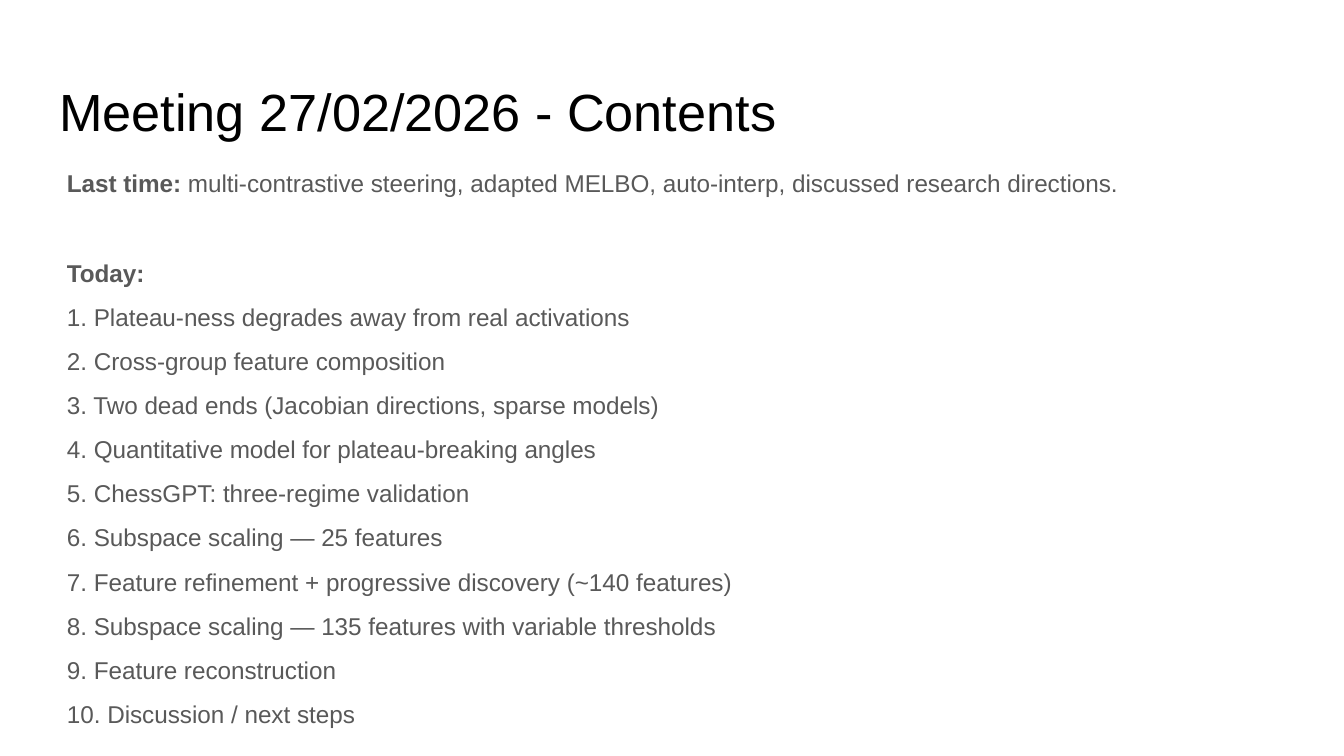
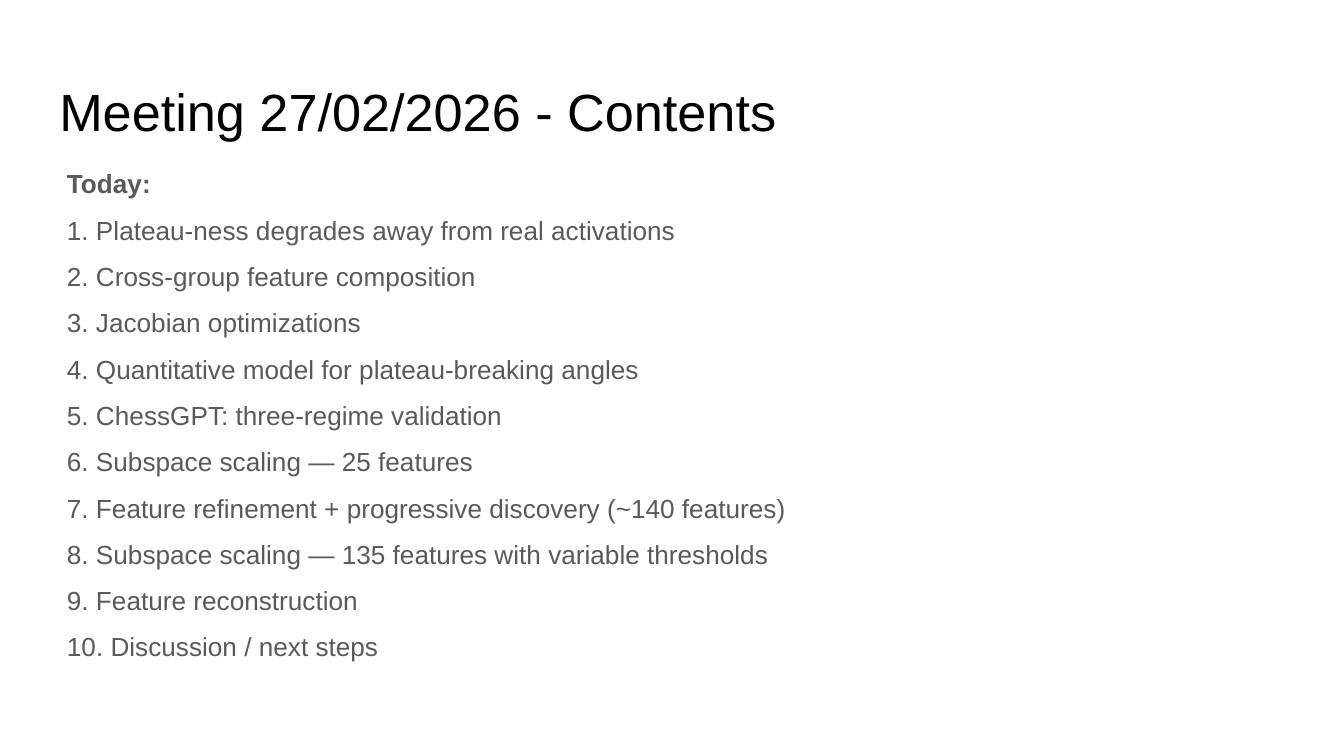
Before and after one commit to FranciscoHS/steering-plateaus, a slide deck: slide 2 of Activation Plateaus Meeting Slides - Updated.pptx. Drawn at 1344x756 pixels with LibreOffice and Linux fonts; fonts in the diff are those of the drawing. Boxes give left, top, right and bottom in pixels: in the first picture for what was removed or moved away, otherwise in the second. Text is boxed around its words. In the diff, an @@ line names an element or a change of style, - is before the commit and + after.

```diff
--- a/Activation Plateaus Meeting Slides - Updated.pptx
+++ b/Activation Plateaus Meeting Slides - Updated.pptx
@@ text at (67,174,1117,197): paragraph removed @@
-Last time: multi-contrastive steering, adapted MELBO, auto-interp, discussed research directions.
@@ text at (67,174,785,662): size 13 to 14 pt @@
@@ text at (67,313,361,338): text changed; size 13 to 14 pt @@
-3. Two dead ends (Jacobian directions, sparse models)
+3. Jacobian optimizations
```
Also in this commit, not shown: 10 other slides changed, 40 other files.
